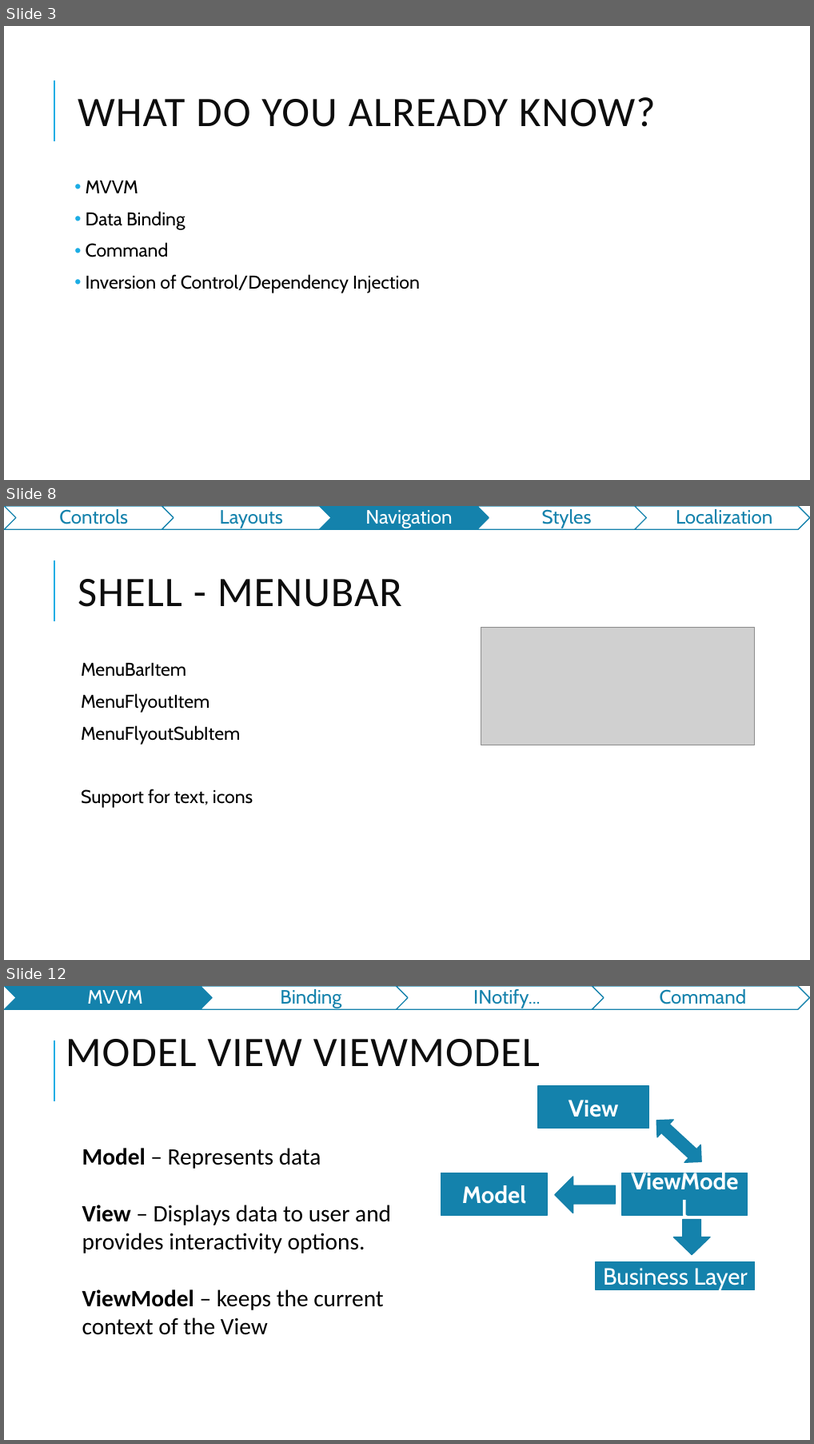
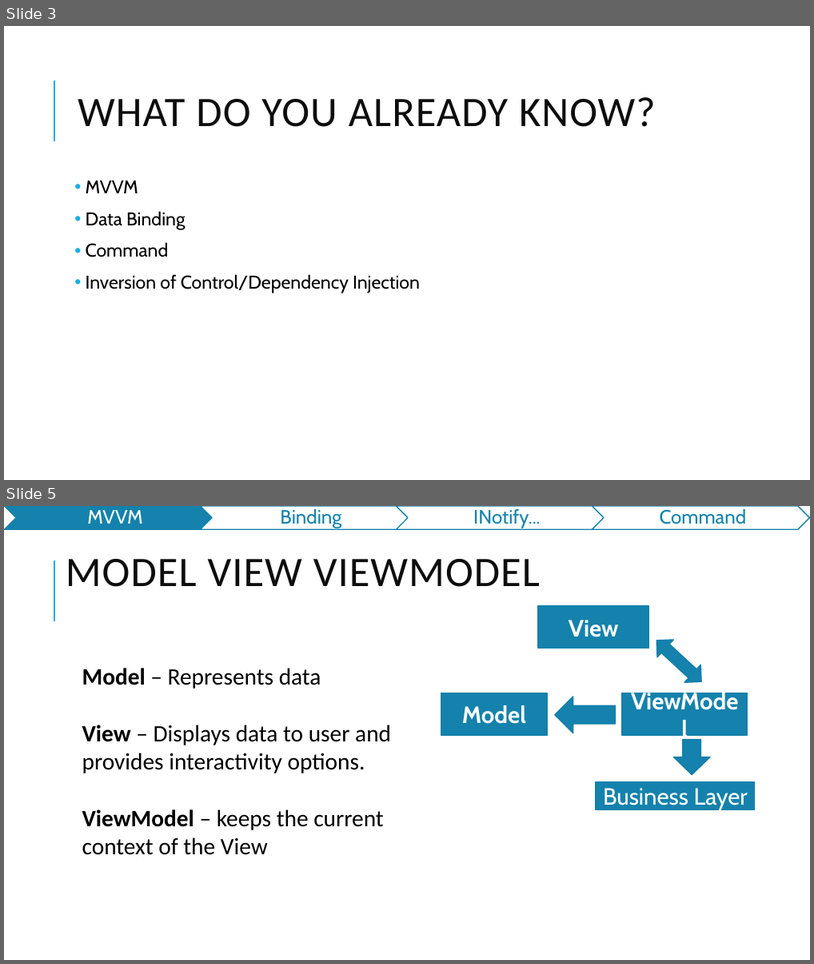
Before and after one commit to jasho/pv239-maui, a slide deck: 03_MVVM/PV239-Xamarin-03_MVVM.pptx. Shown one above the other, each under a label of ours: slides 3, 8 and 12 before the commit, slides 3 and 5 after it; the slides between them are not shown. The pictures are 814x1444 and 814x964 pixels, drawn with LibreOffice and Linux fonts; fonts in the diff are those of the drawing; grey boxes stand for pictures. Boxes give left, top, right and bottom in pixels: in the first picture for what was removed or moved away, otherwise in the second. Text is boxed around its words. In the diff, an @@ line names an element or a change of style, - is before the commit and + after.

```diff
--- a/03_MVVM/PV239-Xamarin-03_MVVM.pptx
+++ b/03_MVVM/PV239-Xamarin-03_MVVM.pptx
@@ slide 8 removed at (x1=4, y1=506, x2=810, y2=960), background #FFFFFF; not listed: 1 template element that a slide beside it also shows @@
@@ group removed at (x1=4, y1=506, x2=810, y2=529): 5 chevrons, 5 texts @@
-Controls
-Layouts
-Navigation
-Styles
-Localization
@@ title removed at (x1=78, y1=579, x2=402, y2=607) @@
-SHELL - MENUBAR
@@ picture removed at (x1=482, y1=627, x2=755, y2=745) @@
@@ text removed at (x1=81, y1=663, x2=253, y2=808) @@
-  MenuBarItem
-  MenuFlyoutItem
-  MenuFlyoutSubItem
-  Support for text, icons
@@ what was slide 12 is now slide 5 @@
```
Also in this commit, not shown: 3 slides changed, 1 slide added, 6 other slides removed, 20 other files.
